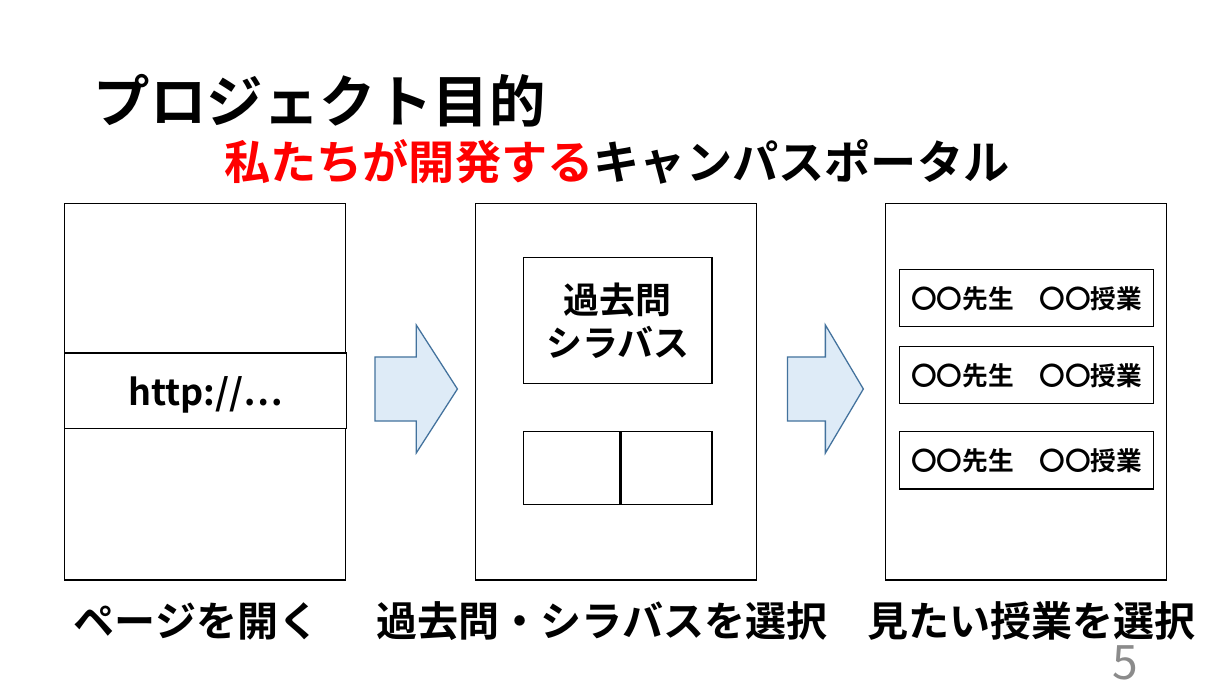
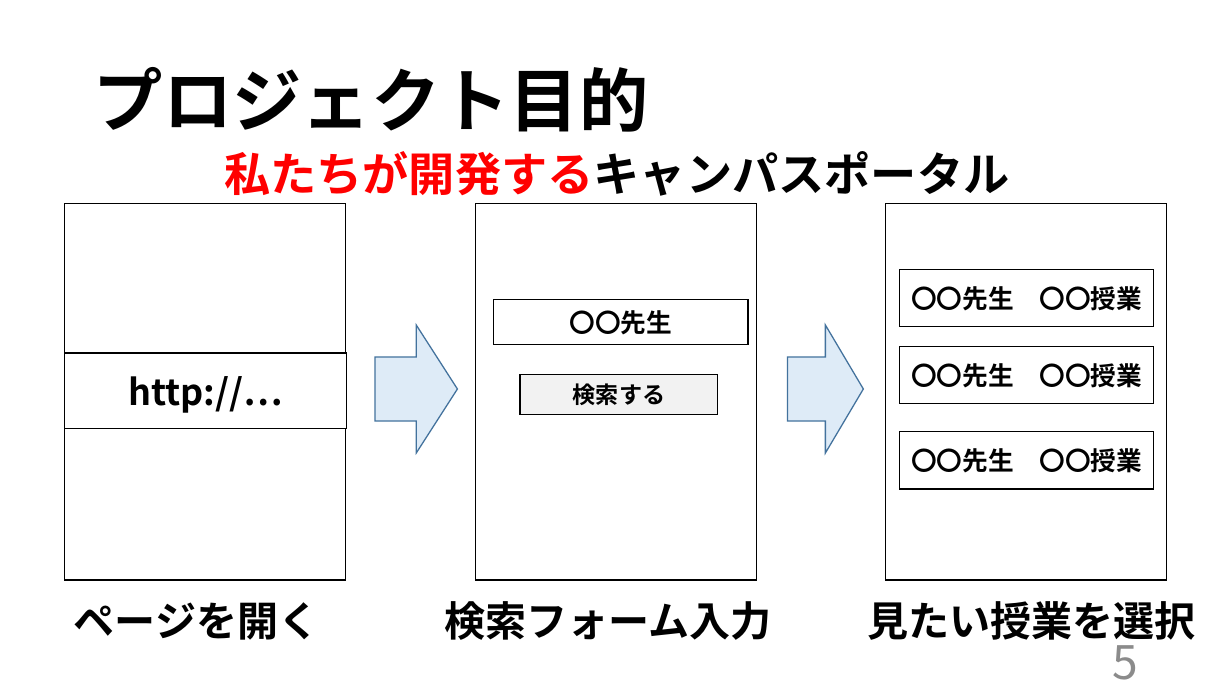
Before and after one commit to kazukiyoshida96/PM-, a slide deck: slide 6 of 最終.pptx. Drawn at 1232x693 pixels with LibreOffice and Linux fonts; fonts in the diff are those of the drawing. Boxes give left, top, right and bottom in pixels: in the first picture for what was removed or moved away, otherwise in the second. Text is boxed around its words. In the diff, an @@ line names an element or a change of style, - is before the commit and + after.

Commit message:
pptx y

```diff
--- a/最終.pptx
+++ b/最終.pptx
@@ title "プロジェクト目的" at (94,67,648,132): size 44 to 54 pt @@
@@ text "私たちが開発するキャンパスポータル": place and size @@
-text "私たちが開発するキャンパスポータル" at (224,139,1009,184)
+text "私たちが開発するキャンパスポータル" at (224,151,1009,196)
@@ rectangle removed at (524,257,713,384) @@
-過去問
-シラバス
@@ rectangle added at (494,299,749,345), fill #FFFFFF, outline #000000 1 pt, 20 pt, text #000000, bold @@
+〇〇先生
@@ rectangle added at (520,375,718,415), fill #F2F2F2, outline #000000 1 pt, 18 pt, text #000000, bold @@
+検索する
@@ rectangle removed at (524,432,620,505) @@
@@ rectangle removed at (621,432,713,505) @@
@@ text at (444,601,771,640): text changed @@
-過去問・シラバスを選択
+検索フォーム入力
```
Also in this commit, not shown: 16 other slides changed, 4 other files.
